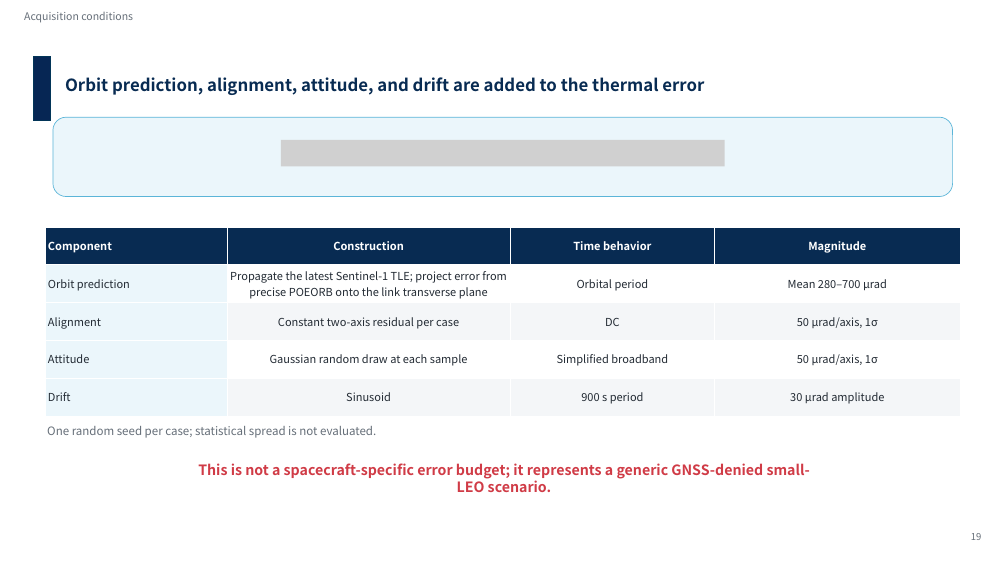
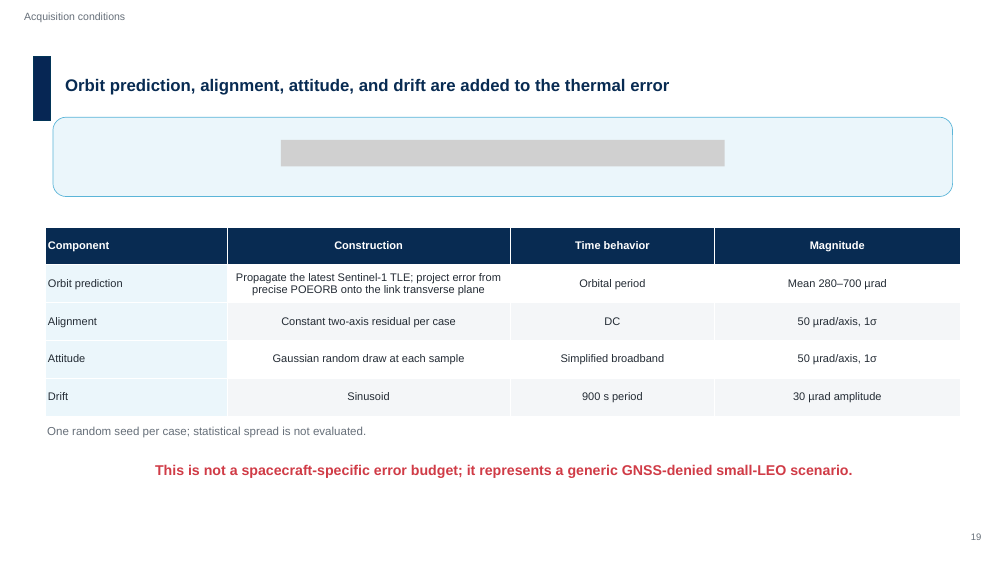
Before and after one commit to Hideki-1029/thermal-deformation-optcomm, a slide deck: slide 22 of papers/ICSO/slides/en_ICSO2026_slides_takamoto.pptx. Drawn at 1008x567 pixels with LibreOffice and Linux fonts; fonts in the diff are those of the drawing; grey boxes stand for pictures; background and template pictures are left out. Boxes give left, top, right and bottom in pixels: in the first picture for what was removed or moved away, otherwise in the second. Text is boxed around its words. In the diff, an @@ line names an element or a change of style, - is before the commit and + after.

```diff
--- a/papers/ICSO/slides/en_ICSO2026_slides_takamoto.pptx
+++ b/papers/ICSO/slides/en_ICSO2026_slides_takamoto.pptx
@@ table at box(45, 227, 960, 416) @@
@@ font Noto Sans CJK JP to Arial @@
@@ font Noto Sans CJK JP to Arial in 4 elements at box(65, 78, 669, 95), box(47, 426, 366, 438), box(24, 12, 125, 22), box(155, 464, 852, 478) @@
@@ text "This is not a spacecraft-specific ...": place and size @@
-text "This is not a spacecraft-specific ..." at box(198, 463, 810, 492)
+text "This is not a spacecraft-specific ..." at box(155, 464, 852, 478)
```
Also in this commit, not shown: 42 other slides changed, 1 other file.
